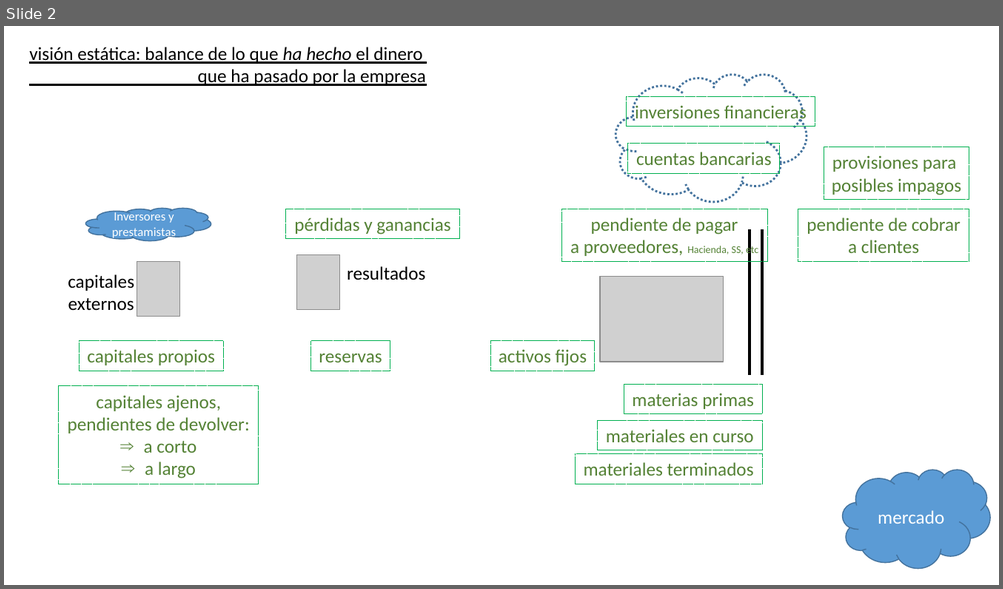
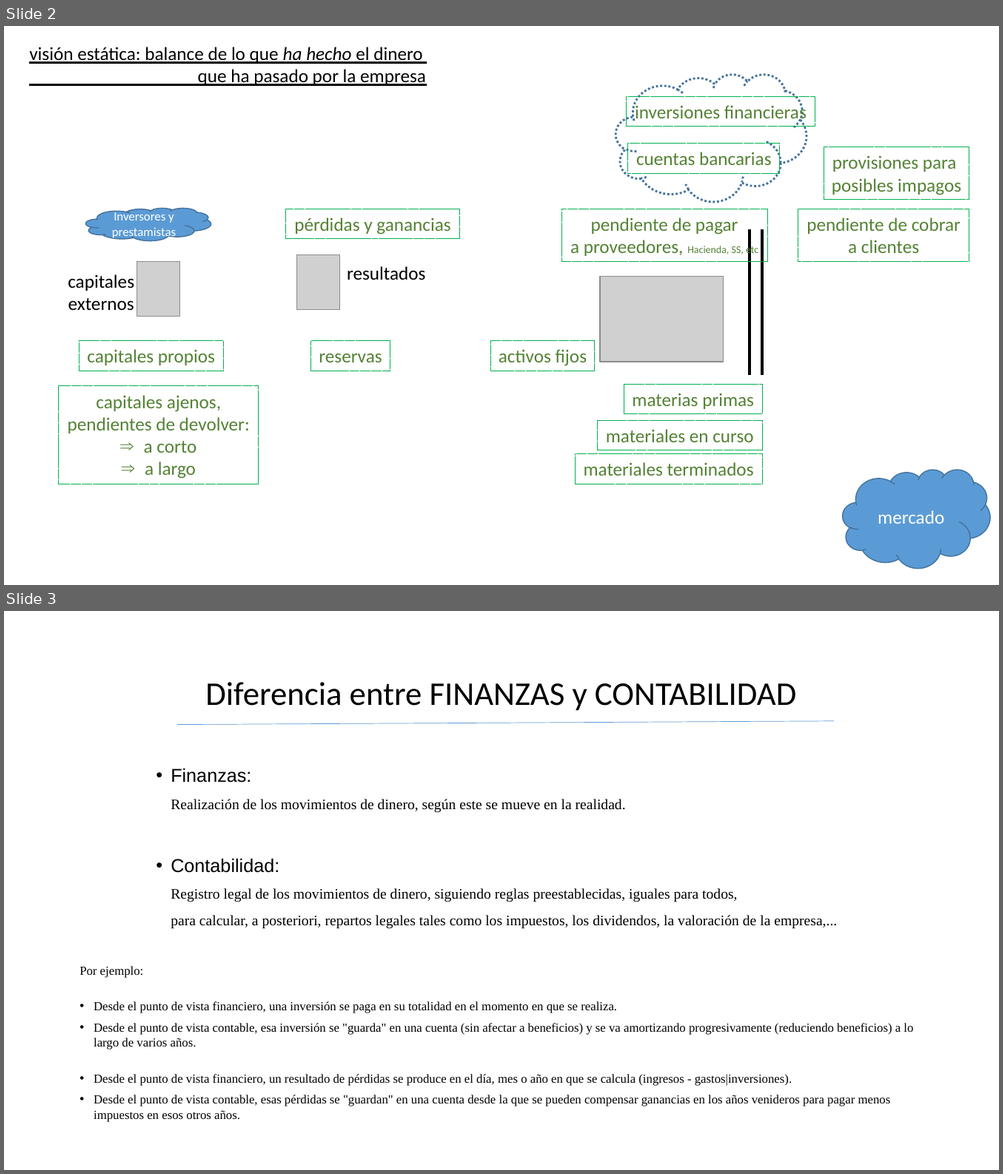
Before and after one commit to JuanMuruaOlalde/juanmuruaolalde.github.io, a slide deck: documentos/esquema_basico_del_funcionamiento_economico_de_una_empresa.pptx. Shown one above the other, each under a label of ours: slide 2 before the commit, slides 2 and 3 after it. The pictures are 1003x589 and 1003x1174 pixels, drawn with LibreOffice and Linux fonts; fonts in the diff are those of the drawing; grey boxes stand for pictures. Boxes give left, top, right and bottom in pixels: in the first picture for what was removed or moved away, otherwise in the second. Text is boxed around its words. In the diff, an @@ line names an element or a change of style, - is before the commit and + after.

Commit message:
corregir y ajustar algunos detalles
Para evitar malentendidos y confusiones que pudieran darse si alguien mira al esquema con ojos profesionales.
Por si no lo estaba antes, ahora queda más claro que el esquema es una simplificación generalista, para ilustrar conceptos; sin precisión "contable".

```diff
--- a/documentos/esquema_basico_del_funcionamiento_economico_de_una_empresa.pptx
+++ b/documentos/esquema_basico_del_funcionamiento_economico_de_una_empresa.pptx
@@ slide 3 added at box(4, 611, 999, 1170), background #FFFFFF @@
@@ title added at box(205, 682, 796, 711), 32 pt, text #000000 @@
+Diferencia entre FINANZAS y CONTABILIDAD
@@ line added from (177, 724) to (834, 721), #5B9BD5 0.5 pt @@
@@ text added at box(170, 768, 836, 929), 14 pt, text #000000 @@
+• Finanzas:
+  Realización de los movimientos de dinero, según este se mueve en la realidad.
+• Contabilidad:
+  Registro legal de los movimientos de dinero, siguiendo reglas preestablecidas, iguales para todos,
+  para calcular, a posteriori, repartos legales tales como los impuestos, los dividendos, la valoración de la empresa,...
@@ text added at box(79, 966, 913, 1122), 12 pt, text #000000 @@
+Por ejemplo:
+• Desde el punto de vista financiero, una inversión se paga en su totalidad en el momento en que se realiza.
+• Desde el punto de vista contable, esa inversión se "guarda" en una cuenta (sin afectar a beneficios) y se va amortizando progresivamente (reduciendo beneficios) a lo largo de varios años.
+• Desde el punto de vista financiero, un resultado de pérdidas se produce en el día, mes o año en que se calcula (ingresos - gastos|inversiones).
+• Desde el punto de vista contable, esas pérdidas se "guardan" en una cuenta desde la que se pueden compensar ganancias en los años venideros para pagar menos impuestos en esos otros años.
```
Also in this commit, not shown: 1 slide changed, 1 other file.
